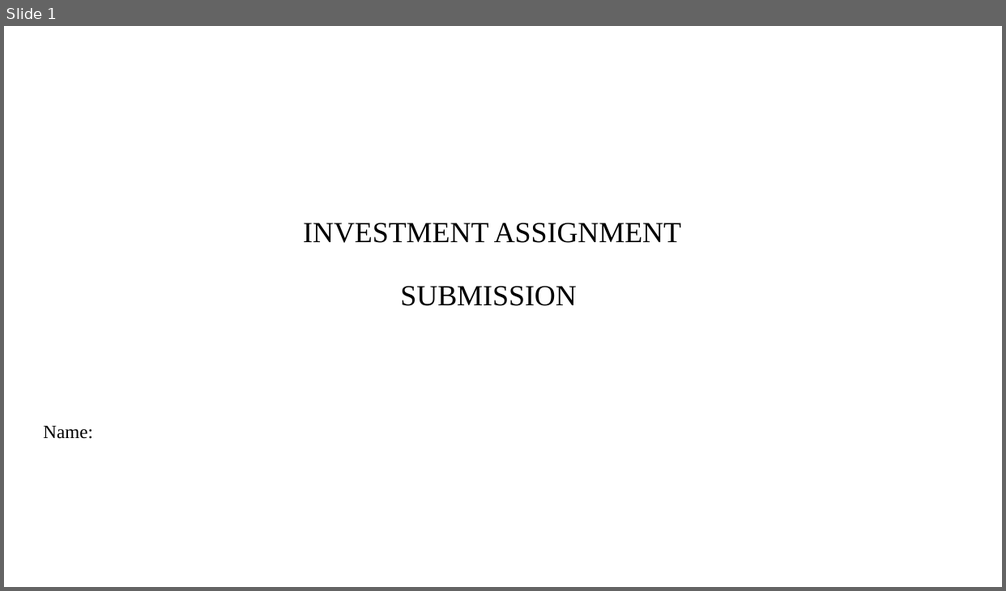
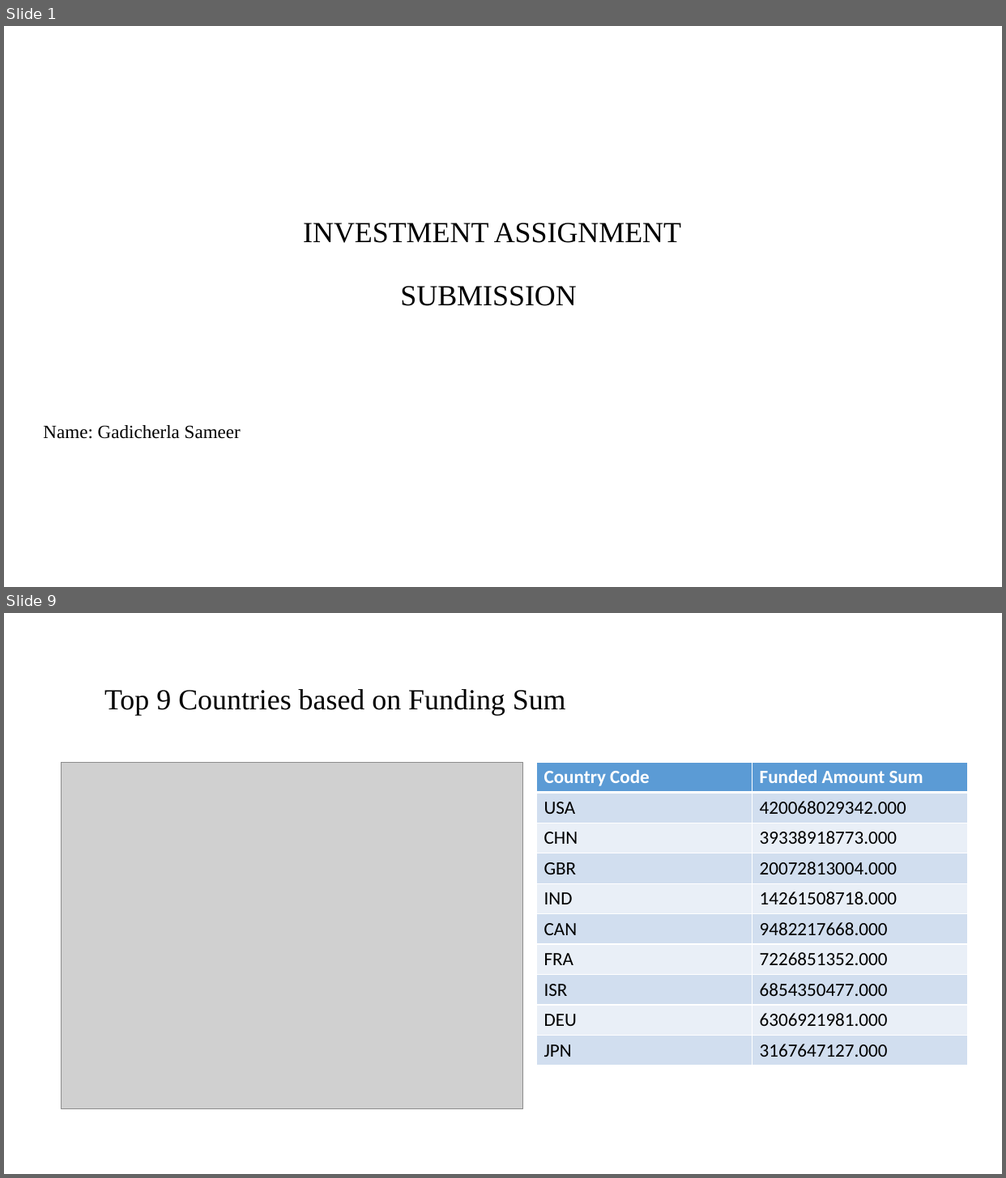
Before and after one commit to sameerg07/EDA_SparkFunds, a slide deck: Data/INVEST.pptx. Shown one above the other, each under a label of ours: slide 1 before the commit, slides 1 and 9 after it; the slides between them are not shown. The pictures are 1006x591 and 1006x1178 pixels, drawn with LibreOffice and Linux fonts; fonts in the diff are those of the drawing; grey boxes stand for pictures; background and template pictures are left out. Boxes give left, top, right and bottom in pixels: in the first picture for what was removed or moved away, otherwise in the second. Text is boxed around its words. In the diff, an @@ line names an element or a change of style, - is before the commit and + after.

```diff
--- a/Data/INVEST.pptx
+++ b/Data/INVEST.pptx
@@ slide 9 added at <box>4,613,1002,1174</box>, background #FFFFFF @@
@@ title added at <box>104,689,566,716</box>, 28 pt, text #000000 @@
+Top 9 Countries based on Funding Sum
@@ picture added at <box>61,762,522,1110</box> @@
@@ table added at <box>536,762,967,1062</box>, 10 rows, 2 columns @@
+Country Code | Funded Amount Sum
+USA | 420068029342.000
+CHN | 39338918773.000
+GBR | 20072813004.000
+IND | 14261508718.000
+CAN | 9482217668.000
+FRA | 7226851352.000
+ISR | 6854350477.000
+DEU | 6306921981.000
+JPN | 3167647127.000
@@ slide 1 changed as well @@
@@ subtitle at <box>43,425,241,439</box>: text changed @@
-Name:
+Name: Gadicherla Sameer
```
Also in this commit, not shown: 9 other slides added, 9 slides removed, 4 other files.
